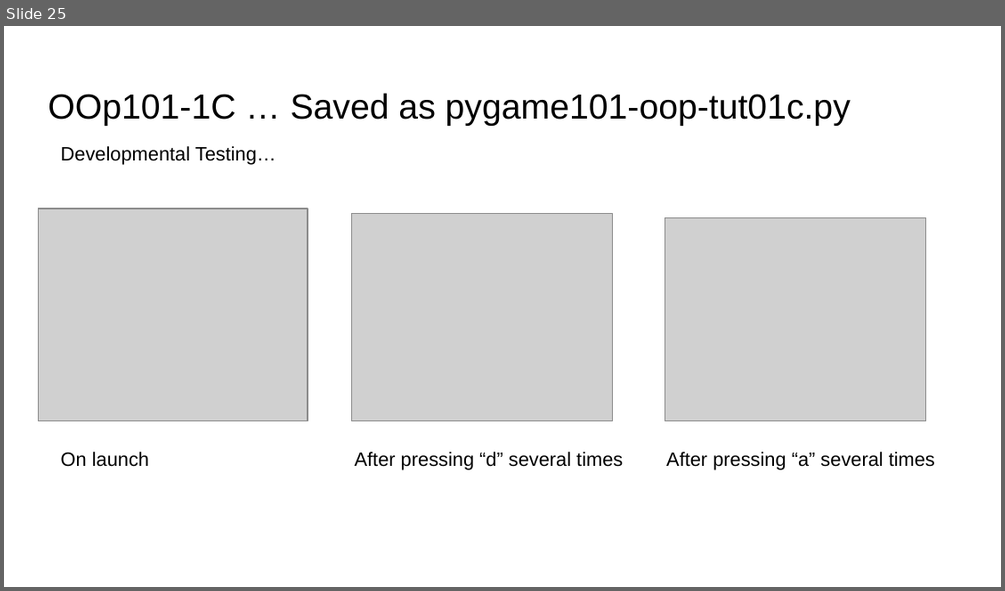
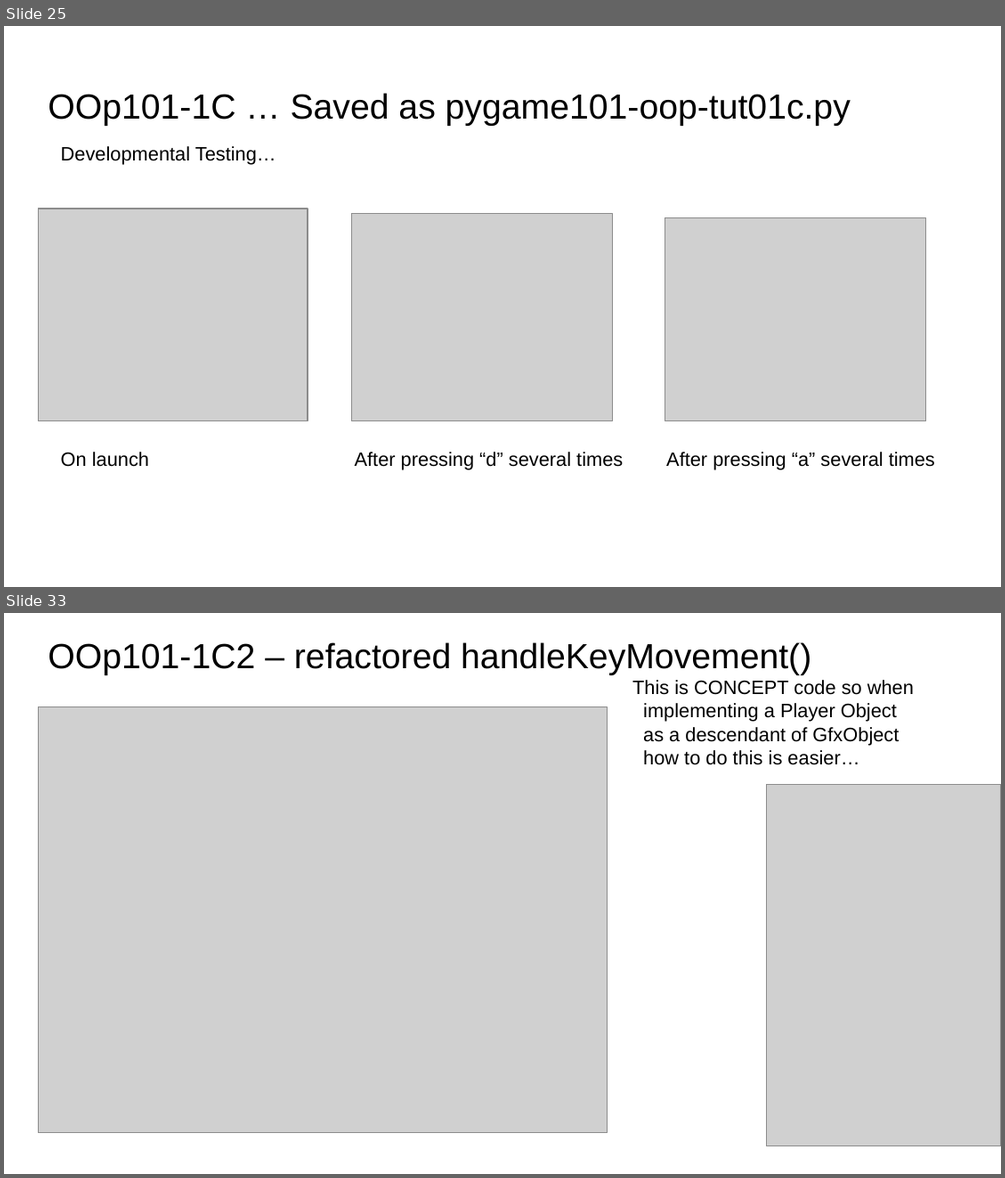
Before and after one commit to MrAWHolmes/KS5-NEA2425, a slide deck: tech_with_tim/Pygame-Tuts-101-1ABC/Docs/Pygame-101-Tuts-by-MrH.pptx. Shown one above the other, each under a label of ours: slide 25 before the commit, slides 25 and 33 after it; the slides between them are not shown. The pictures are 1005x591 and 1005x1178 pixels, drawn with LibreOffice and Linux fonts; fonts in the diff are those of the drawing; grey boxes stand for pictures. Boxes give left, top, right and bottom in pixels: in the first picture for what was removed or moved away, otherwise in the second. Text is boxed around its words. In the diff, an @@ line names an element or a change of style, - is before the commit and + after.

Commit message:
documentation for 101c2 - GfxObject refactored for multi-key binds

```diff
--- a/tech_with_tim/Pygame-Tuts-101-1ABC/Docs/Pygame-101-Tuts-by-MrH.pptx
+++ b/tech_with_tim/Pygame-Tuts-101-1ABC/Docs/Pygame-101-Tuts-by-MrH.pptx
@@ slide 33 added at (x1=4, y1=613, x2=1001, y2=1174), background #FFFFFF @@
@@ title added at (x1=48, y1=642, x2=811, y2=675), 25.2 pt, text #000000 @@
+OOp101-1C2 – refactored handleKeyMovement()
@@ text added at (x1=632, y1=680, x2=914, y2=765), 14 pt, text #000000 @@
+This is CONCEPT code so when
+implementing a Player Object
+as a descendant of GfxObject
+how to do this is easier…
@@ picture added at (x1=38, y1=706, x2=607, y2=1133) @@
@@ picture added at (x1=766, y1=785, x2=1001, y2=1146) @@
```
Also in this commit, not shown: 10 other slides added, 3 other files.
